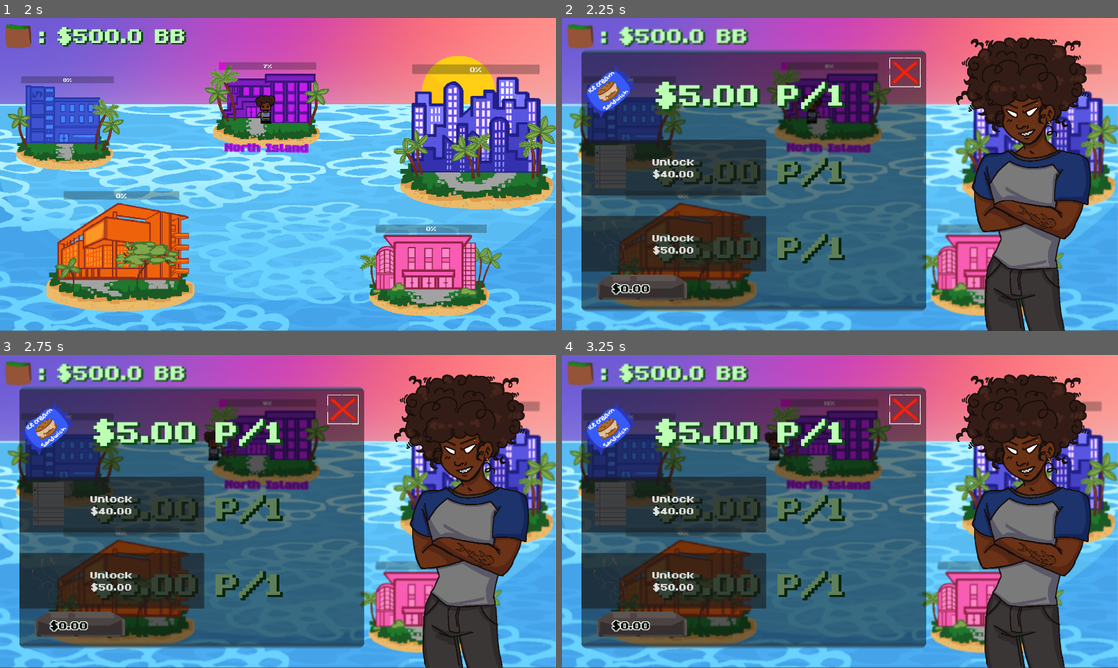
Above: before the commit, frames 1-4 (two rows, left to right).
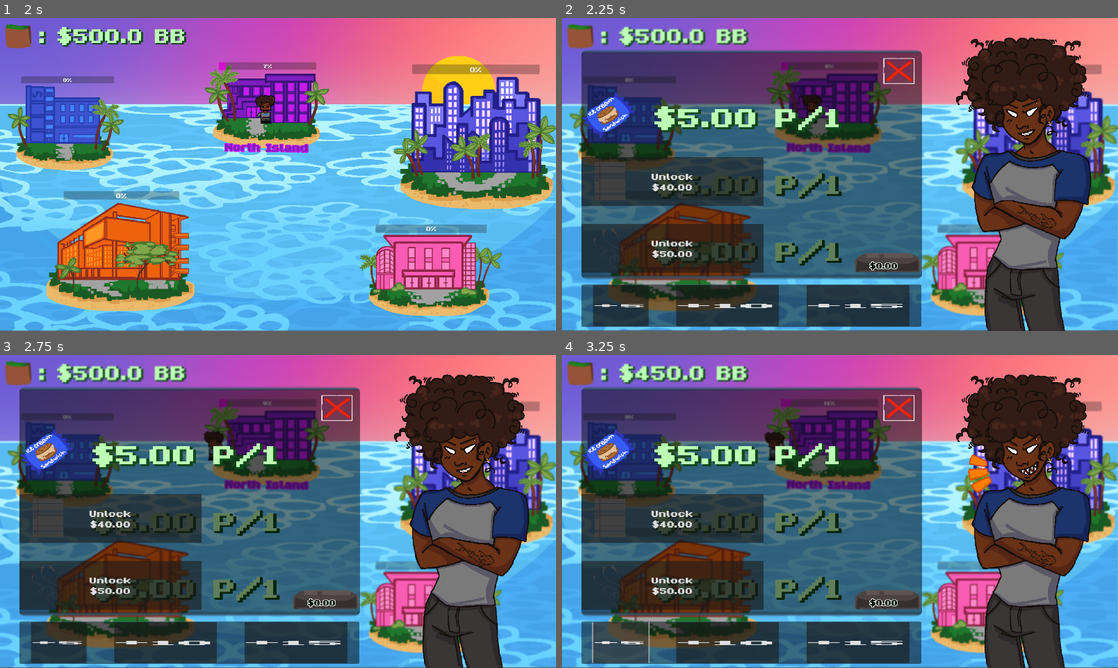
Above: after the commit, the same moments.

Repository: brangarten/Finns-Bookstores
Game: Godot game, scene res://scenes/main_game.tscn
Same seed, same stepped clock (60 frames per second), same inputs: the game is played once before the commit and once after it. The engine's default icon, where the game draws it, is replaced by a stand-in: a white triangle on a blue panel in a dark square.
Inputs (mouse positions are in pixels of both pictures, inside the frame that each line leads up to):
- Up to frame 1 (2 s): tap Enter (enter) at 0.5 s; hold Enter (enter) 0.53-1.28 s; hold Up (arrowkey_up) from 0.53 s (still down); tap Shift (sprint) at 1.35 s
- Up to frame 2 (2.25 s): release Up (arrowkey_up) at 2.03 s; hold Left (arrowkey_left) from 2.03 s (still down); hold Enter (enter) from 2.03 s (still down)
- Up to frame 3 (2.75 s): keep holding Left (arrowkey_left); keep holding Enter (enter)
- Up to frame 4 (3.25 s): release Left (arrowkey_left) at 2.75 s; release Enter (enter) at 2.75 s; click (623, 642) at 2.75 s, where only the run after the commit has a clickable "+5"

Frame 1 is identical in both runs. In frame 2, 21% of the frame differs, in the area x 3-95%, y 6-100%; in frame 3, 21%; in frame 4, 22%, in the area x 3-95%, y 3-100%.

Commit message:
POPULATION WORKS IM TAKING A SHIT

Diff:
--- a/nodes/island_menu.tscn
+++ b/nodes/island_menu.tscn
@@ -91,8 +91,41 @@
 offset_top = 114.0
 offset_right = 917.0
 offset_bottom = 914.0
-scale = Vector2(1.4000001, 1.1199996)
+scale = Vector2(1.3828043, 0.98209673)
 theme_override_styles/panel = SubResource("StyleBoxFlat_qqa1g")
+
+[node name="PanelContainer2" type="PanelContainer" parent="Papa"]
+z_index = 14
+layout_mode = 0
+offset_left = 67.0
+offset_top = 921.00006
+offset_right = 917.0
+offset_bottom = 1721.0
+scale = Vector2(1.3809896, 0.18204337)
+theme_override_styles/panel = SubResource("StyleBoxFlat_qqa1g")
+
+[node name="HBoxContainer" type="HBoxContainer" parent="Papa/PanelContainer2"]
+layout_mode = 2
+theme_override_constants/separation = 69
+alignment = 1
+
+[node name="pop5" type="Button" parent="Papa/PanelContainer2/HBoxContainer"]
+layout_mode = 2
+theme_override_fonts/font = ExtResource("4_rvmt6")
+theme_override_font_sizes/font_size = 150
+text = "+5"
+
+[node name="pop10" type="Button" parent="Papa/PanelContainer2/HBoxContainer"]
+layout_mode = 2
+theme_override_fonts/font = ExtResource("4_rvmt6")
+theme_override_font_sizes/font_size = 210
+text = "+10"
+
+[node name="pop15" type="Button" parent="Papa/PanelContainer2/HBoxContainer"]
+layout_mode = 2
+theme_override_fonts/font = ExtResource("4_rvmt6")
+theme_override_font_sizes/font_size = 210
+text = "+15"
 
 [node name="Tabs" type="Control" parent="Papa"]
 z_index = 15
@@ -101,13 +134,14 @@
 offset_top = 909.75
 offset_right = 917.0
 offset_bottom = 909.75
+scale = Vector2(0.98771733, 0.87687254)
 
 [node name="CloseButton" type="TextureButton" parent="Papa/Tabs"]
 layout_mode = 0
-offset_left = 1053.0
-offset_top = -784.75
-offset_right = 1309.0
-offset_bottom = -528.75
+offset_left = 1045.8457
+offset_top = -891.5207
+offset_right = 1301.8457
+offset_bottom = -635.5207
 scale = Vector2(0.5, 0.5)
 texture_normal = ExtResource("5_rvmt6")
 
@@ -137,11 +171,11 @@
 [node name="Label" type="Label" parent="Papa/Tabs/Items"]
 z_index = 1
 layout_mode = 0
-offset_left = 107.0
-offset_top = 0.25
-offset_right = 420.0
-offset_bottom = 74.88501
-scale = Vector2(0.675, 0.675)
+offset_left = 1008.7266
+offset_top = -83.40741
+offset_right = 1321.7266
+offset_bottom = -8.7724
+scale = Vector2(0.5014285, 0.58279955)
 theme_override_colors/font_color = Color(0.00056586723, 0.0621131, 6.6781416e-07, 1)
 theme_override_colors/font_shadow_color = Color(1, 1, 1, 1)
 theme_override_constants/shadow_offset_x = 0
@@ -153,18 +187,23 @@
 
 [node name="ItemsTransferButton" type="TextureButton" parent="Papa/Tabs/Items"]
 layout_mode = 0
-offset_left = 53.0
-offset_top = -59.750008
-offset_right = 309.0
-offset_bottom = 196.25
-scale = Vector2(1.213, 0.623)
+offset_left = 954.7266
+offset_top = -143.40741
+offset_right = 1210.7266
+offset_bottom = 112.59259
+scale = Vector2(0.90108556, 0.5379024)
 texture_normal = ExtResource("6_m6x8o")
 
 [node name="AnimatedSprite2D" type="AnimatedSprite2D" parent="Papa"]
 z_index = 13
+texture_filter = 1
 position = Vector2(1597, 574)
 sprite_frames = SubResource("SpriteFrames_kv36q")
 frame = 1
 
 [node name="AudioStreamPlayer" type="AudioStreamPlayer" parent="."]
 stream = SubResource("AudioStreamMP3_nyvgo")
+
+[connection signal="button_down" from="Papa/PanelContainer2/HBoxContainer/pop5" to="." method="_on_pop_5_button_down"]
+[connection signal="button_down" from="Papa/PanelContainer2/HBoxContainer/pop10" to="." method="_on_pop_10_button_down"]
+[connection signal="button_down" from="Papa/PanelContainer2/HBoxContainer/pop15" to="." method="_on_pop_15_button_down"]
--- a/scripts/island/island.gd
+++ b/scripts/island/island.gd
@@ -86,6 +86,7 @@
 			var item_value = item_data.get("Value", 0.0)
 			total_earnings += item_value
 
+	total_earnings += (total_earnings + ( total_earnings * (island_population/100)))
 	return total_earnings
 
 func set_progress_bar(bar : ProgressBar):
--- a/scripts/island/island_menu.gd
+++ b/scripts/island/island_menu.gd
@@ -36,13 +36,16 @@
 	call_deferred("_connect_island_signals")
 
 func _connect_island_signals():
-	# Get all islands from the "islands" group
 	var islands = get_tree().get_nodes_in_group("islands")
 	for island in islands:
 		if island is Island:
-			if island._display_island_menu.is_connected(_open_menu):
-				continue
-			island._display_island_menu.connect(_open_menu)
+			# Connect menu open signal
+			if not island._display_island_menu.is_connected(_open_menu):
+				island._display_island_menu.connect(_open_menu)
+
+			# Connect population update signal
+			if not island.population_changed.is_connected(_on_population_changed):
+				island.population_changed.connect(_on_population_changed)
 
 func _open_menu(selected_island : Island):
 	if not selected_island:
@@ -94,6 +97,12 @@
 			items_container.add_child(separator)
 
 		item_index += 1
+
+func _on_population_changed(new_population : int) -> void:
+	if current_island:
+		if new_population == current_island.island_population:
+			print("Island '%s' population is now %d" % [current_island.island_name, new_population])
+			_update_transfer_button_label()
 
 func _create_item_panel(item_data : Dictionary, item_key : String, index : int) -> PanelContainer:
 	# Create PanelContainer
@@ -145,7 +154,7 @@
 	var item_name = item_data.get("Name", "Unknown")
 	var item_value = item_data.get("Value", 0.0)
 	var population = current_island.island_population if current_island else 1
-	var price_per_pop = item_value / population if population > 0 else item_value
+	var price_per_pop = item_value
 	# Format: "$VAL P/#S" where VAL is the price per population, # is population
 	label.text = "$%.2f P/%d" % [price_per_pop, population]
 
@@ -243,3 +252,35 @@
 		current_island.island_wallet = 0.0
 		_update_transfer_button_label()
 		print("Transferred $%.2f from %s to player" % [amount_to_transfer, current_island.island_name])
+
+
+
+func _on_pop_5_button_down() -> void:
+	_emit_population_increase(5)
+
+func _on_pop_10_button_down() -> void:
+	_emit_population_increase(10)
+
+func _on_pop_15_button_down() -> void:
+	_emit_population_increase(15)
+
+func _emit_population_increase(amount : int) -> void:
+	if not current_island:
+		return
+
+	var total_cost = 10.00 * amount
+
+	# Check if player can afford
+	if GPlayer.value < total_cost:
+		print("Not enough money! Need $%.2f, have $%.2f" % [total_cost, GPlayer.value])
+		finn_animation.frame = 3  # Sad Finn
+		return
+
+	# Deduct money and request island to update population
+	GPlayer.value -= total_cost
+
+	# Instead of directly editing the island's variable, use its signal-based setter
+	current_island.change_population(amount)
+
+	finn_animation.frame = 2  # Happy Finn animation
+	print("Purchased +%d population for $%.2f" % [amount, total_cost])
Not shown: 1 places in nodes/island_menu.tscn that only renumber resources
Not shown: 1 places in scenes/main_game.tscn that only renumber resources
